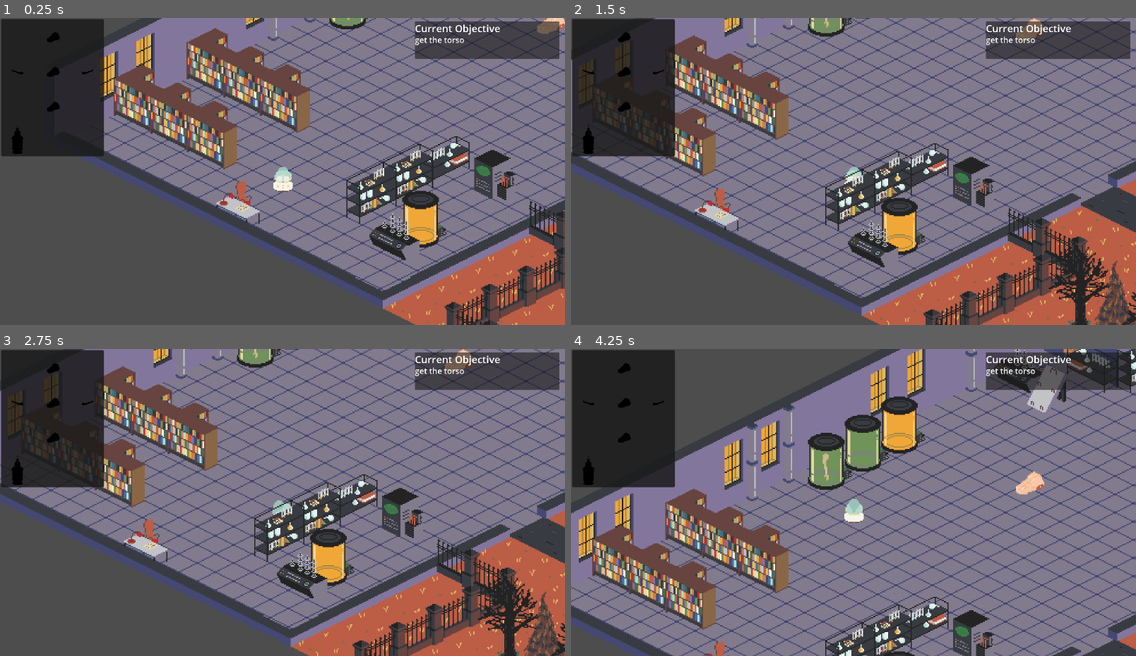
Above: before the commit, frames 1-4 (two rows, left to right).
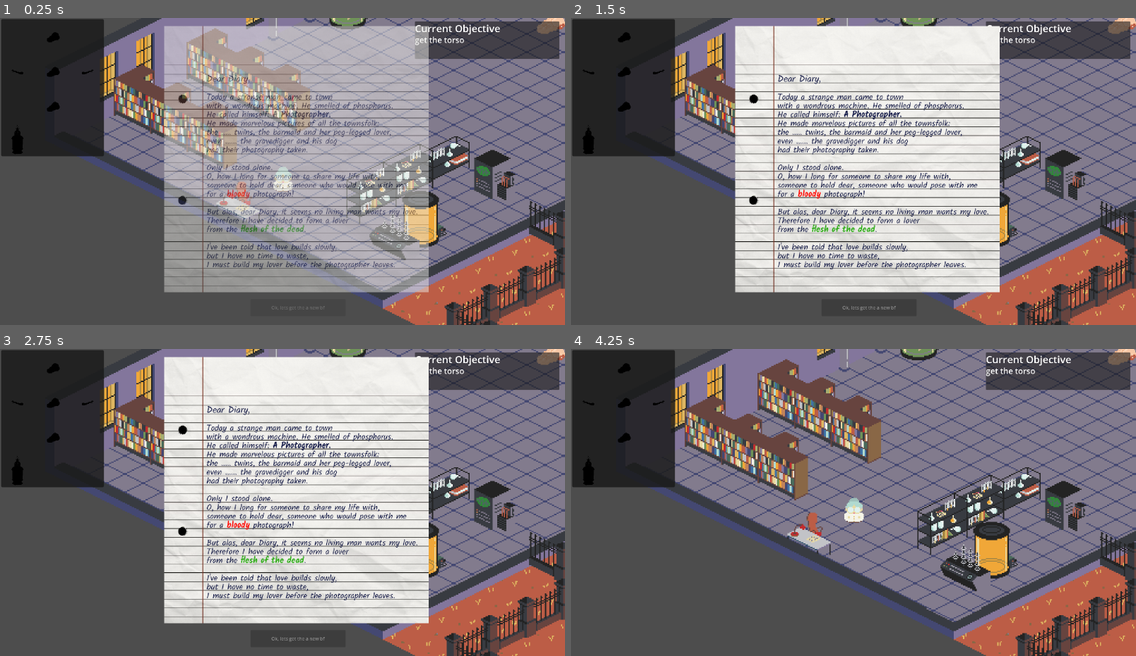
Above: after the commit, the same moments.

Repository: ekaktusz/screamjam2024
Game: Godot game, scene res://Scenes/Screens/Game/game.tscn
The game is run twice, just before and just after one commit, with the same random seed, the same clock (stepped at 60 frames per second) and the same inputs.
Inputs (mouse positions are in pixels of both pictures, inside the frame that each line leads up to):
- Up to frame 1 (0.25 s): no input
- Up to frame 2 (1.5 s): hold Right (ui_right) 0.53-1.28 s; hold E (interact) 0.53-1.28 s; hold Down (ui_down) from 1.28 s (still down); tap E (interact) at 1.35 s
- Up to frame 3 (2.75 s): tap Enter at 2 s; release Down (ui_down) at 2.03 s; hold Right (ui_right) from 2.03 s (still down); hold E (interact) from 2.03 s (still down)
- Up to frame 4 (4.25 s): tap Space at 2.75 s; release Right (ui_right) at 2.78 s; release E (interact) at 2.78 s; hold Up (ui_up) 2.78-3.5 s; tap E (interact) at 2.85 s; click (870, 637) at 3.5 s, where only the run after the commit has a clickable "Ok, lets get the a new bf"

The runs differ from the first frame. In frame 1, 37% of the frame differs, in the area x 29-76%, y 2-95%; in frame 2, 64%; in frame 3, 64%, in the area x 0-100%, y 0-100%; in frame 4, 63%.

Commit message:
diary added

Diff:
--- a/Scenes/Labor/Labor.tscn
+++ b/Scenes/Labor/Labor.tscn
@@ -6,6 +6,7 @@
 [ext_resource type="PackedScene" uid="uid://6qvylrim0xte" path="res://Scenes/Tilemap/tile_map_layer_ground_floor.tscn" id="2_m8x3q"]
 [ext_resource type="PackedScene" uid="uid://cxxkj16qcppcu" path="res://Scenes/Tilemap/tile_map_layer_second_floor.tscn" id="5_3vuge"]
 [ext_resource type="AudioStream" uid="uid://dgeq22gfwptg3" path="res://Music/frankeinstein_A_beat_labor_main_square.mp3" id="5_mj8lj"]
+[ext_resource type="PackedScene" uid="uid://cv8i85ikqcfrx" path="res://Scenes/Labor/diary.tscn" id="7_2q8m1"]
 
 [node name="Labor" type="Node2D"]
 y_sort_enabled = true
@@ -40,4 +41,6 @@
 max_distance = 1000.0
 parameters/looping = true
 
+[node name="Diary" parent="." instance=ExtResource("7_2q8m1")]
+
 [connection signal="item_collected" from="Torso" to="." method="_on_item_collected"]
--- /dev/null
+++ b/Scenes/Labor/diary.gd
@@ -0,0 +1,42 @@
+extends CanvasLayer
+
+@onready var grannys_diary: Sprite2D = $GrannysDiary
+@onready var o_kbutton: Button = $OKbutton
+
+func _ready() -> void:
+	Globals.player_movement_blocked = true
+
+	# Start with fully transparent elements and disabled button
+	grannys_diary.modulate.a = 0
+	o_kbutton.modulate.a = 0
+	o_kbutton.disabled = true
+
+	# Create fade-in tween for both elements
+	var tween = create_tween()
+	tween.parallel().tween_property(grannys_diary, "modulate:a", 1.0, 0.5)  # Fade in sprite
+	tween.parallel().tween_property(o_kbutton, "modulate:a", 1.0, 0.5)      # Fade in button
+
+	# Create a timer for enabling the button
+	var timer = get_tree().create_timer(3.0)
+	timer.timeout.connect(_on_timer_timeout)
+
+	# Connect the button press
+	o_kbutton.pressed.connect(_on_button_pressed)
+
+func _on_timer_timeout() -> void:
+	# Just enable the button (it's already visible)
+	o_kbutton.disabled = false
+
+func _on_button_pressed() -> void:
+	# Disable the button to prevent multiple clicks during fade out
+	o_kbutton.disabled = true
+
+	# Create fade out tween
+	var tween = create_tween()
+	tween.parallel().tween_property(grannys_diary, "modulate:a", 0.0, 0.5)  # Fade out sprite
+	tween.parallel().tween_property(o_kbutton, "modulate:a", 0.0, 0.5)      # Fade out button
+	tween.tween_callback(_on_fade_out_finsihed)  # Remove the scene after fade out
+
+func _on_fade_out_finsihed():
+	Globals.player_movement_blocked = false
+	queue_free()
--- /dev/null
+++ b/Scenes/Labor/diary.tscn
@@ -0,0 +1,19 @@
+[gd_scene load_steps=3 format=3 uid="uid://cv8i85ikqcfrx"]
+
+[ext_resource type="Script" path="res://Scenes/Labor/diary.gd" id="1_mra0v"]
+[ext_resource type="Texture2D" uid="uid://cdw6cfb6kdfmp" path="res://Scenes/Labor/grannys_diary.png" id="1_p0enn"]
+
+[node name="Diary" type="CanvasLayer"]
+script = ExtResource("1_mra0v")
+
+[node name="GrannysDiary" type="Sprite2D" parent="."]
+position = Vector2(1039, 497)
+scale = Vector2(1.81055, 1.82812)
+texture = ExtResource("1_p0enn")
+
+[node name="OKbutton" type="Button" parent="."]
+offset_left = 878.0
+offset_top = 989.0
+offset_right = 1211.0
+offset_bottom = 1049.0
+text = "Ok, lets get the a new bf"
Not shown: 1 places in Scenes/Labor/Labor.tscn that only renumber resources
Binary file added: Scenes/Labor/grannys_diary.png
Not shown, added: Scenes/Labor/grannys_diary.png.import
